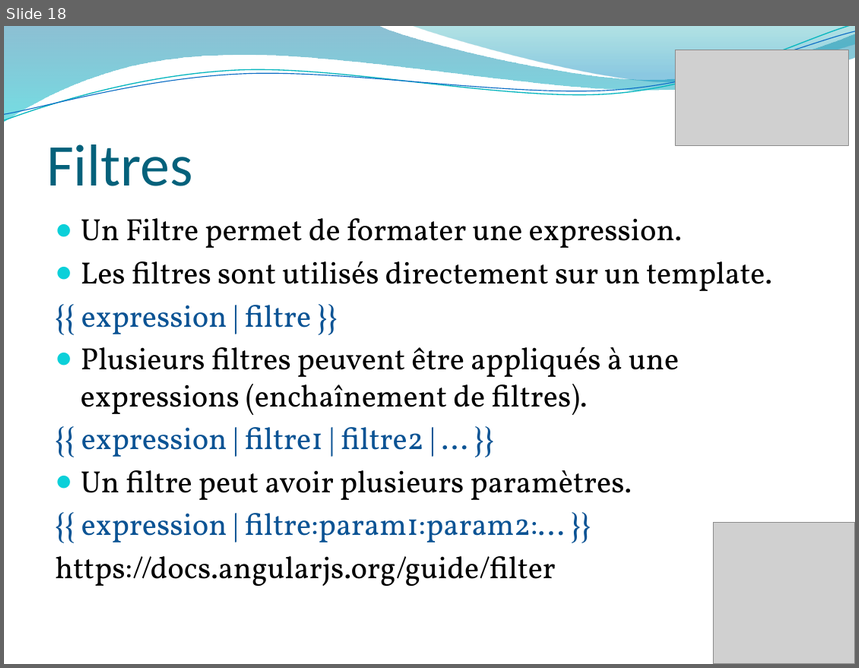
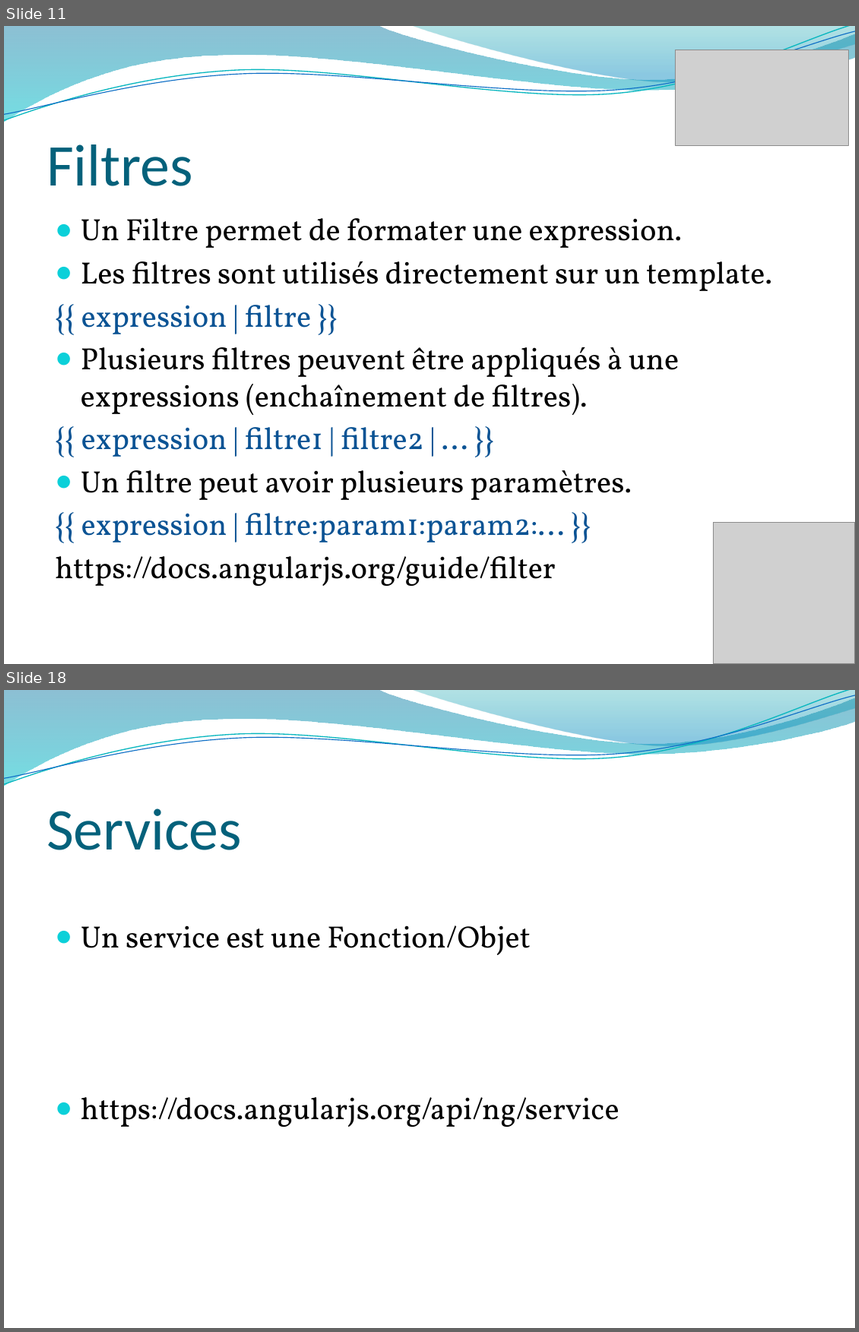
Before and after one commit to usfalami/Angular, a slide deck: _ng.pptx. Shown one above the other, each under a label of ours: slide 18 before the commit, slides 11 and 18 after it; the slides between them are not shown. The pictures are 859x668 and 859x1332 pixels, drawn with LibreOffice and Linux fonts; fonts in the diff are those of the drawing; grey boxes stand for pictures; background and template pictures are left out. Boxes give left, top, right and bottom in pixels: in the first picture for what was removed or moved away, otherwise in the second. Text is boxed around its words. In the diff, an @@ line names an element or a change of style, - is before the commit and + after.

```diff
--- a/_ng.pptx
+++ b/_ng.pptx
@@ slide 18 added at <box>4,690,855,1328</box>, background picture (left out); not listed: 4 template elements that a slide beside it also shows @@
@@ title added at <box>47,809,242,850</box>, 50 pt, text #04617B @@
+Services
@@ text added at <box>81,926,620,1127</box>, 26 pt, text #000000 @@
+● Un service est une Fonction/Objet
+● https://docs.angularjs.org/api/ng/service
@@ what was slide 18 is now slide 11 @@
```
Also in this commit, not shown: 8 slides changed, 2 other slides added, 9 other files.
